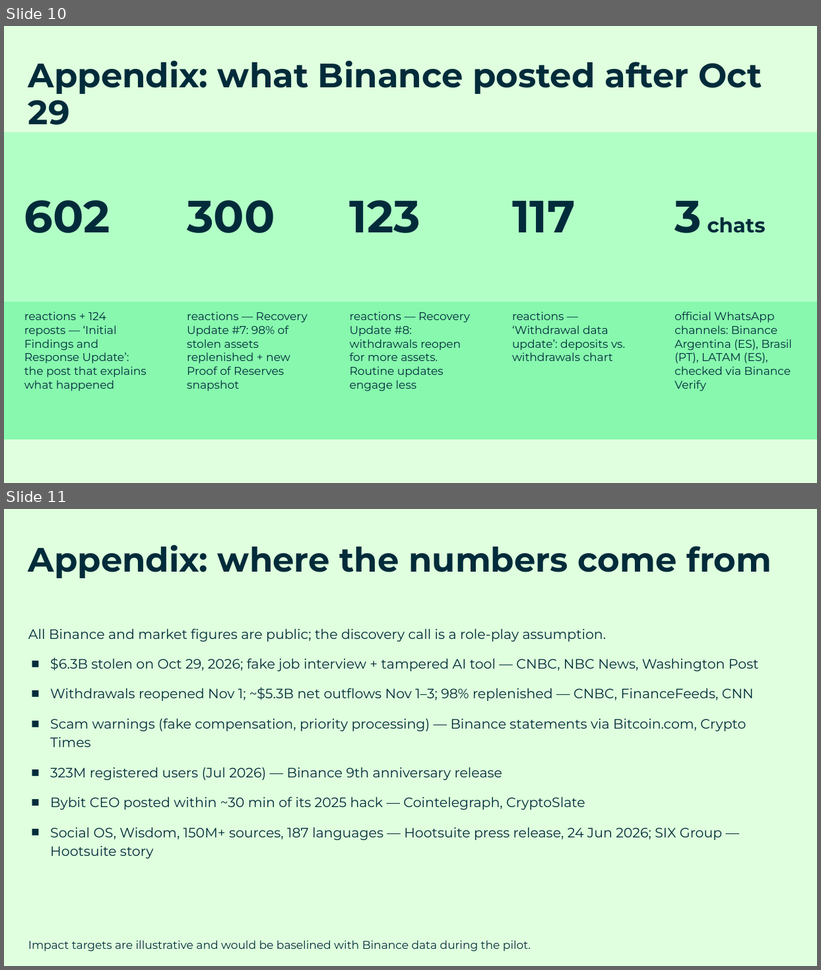
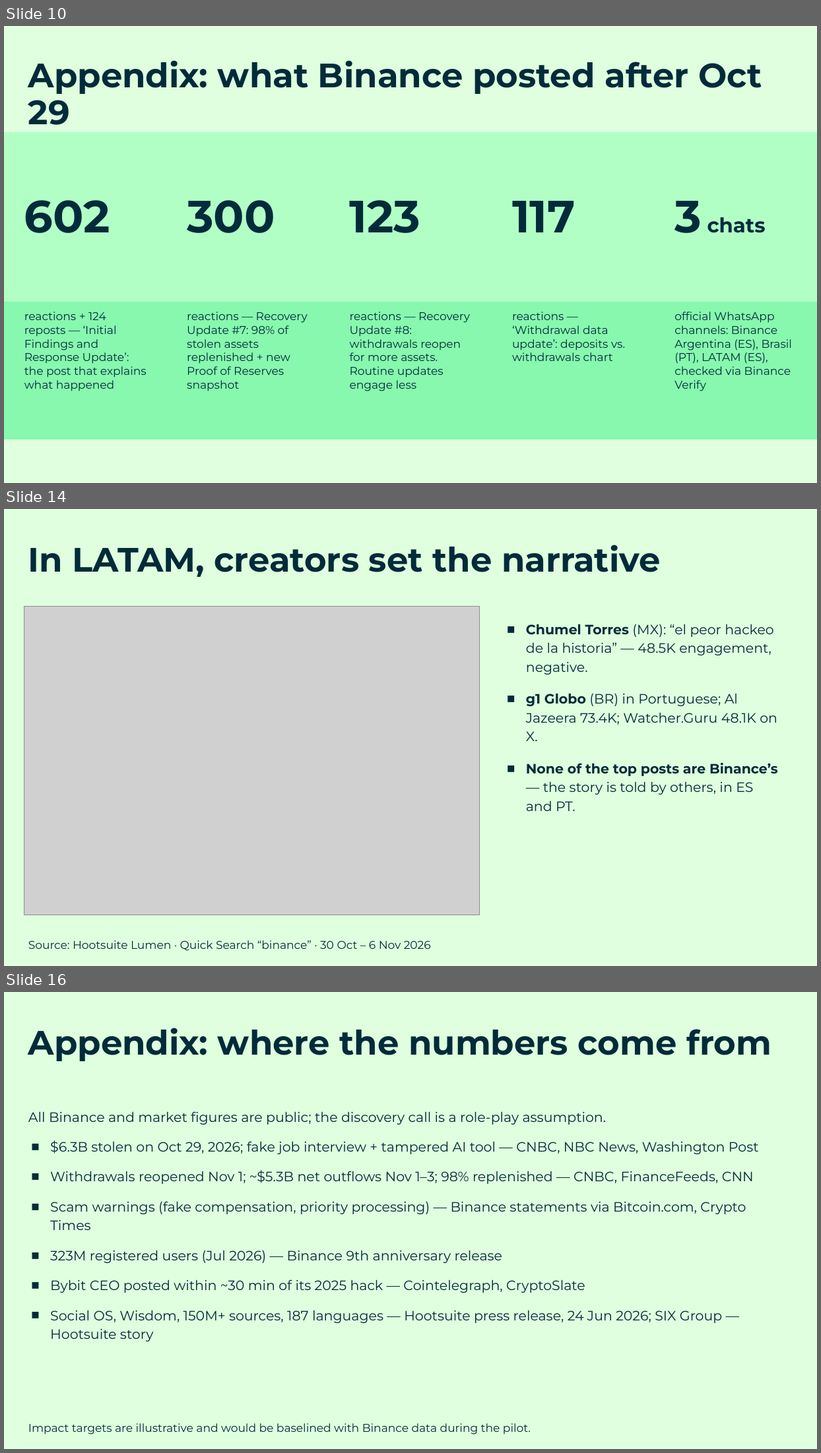
Before and after one commit to Hugocuau70/Entrevistas-de-trabajo, a slide deck: hootsuite-enterprise-ae-binance/deck/Hootsuite_x_Binance_LATAM_Value_Presentation_Diego_Cuauhtemoc.pptx. Shown one above the other, each under a label of ours: slides 10 and 11 before the commit, slides 10, 14 and 16 after it; the slides between them are not shown. The pictures are 821x970 and 821x1453 pixels, drawn with LibreOffice and Linux fonts; fonts in the diff are those of the drawing; grey boxes stand for pictures; background and template pictures are left out. Boxes give left, top, right and bottom in pixels: in the first picture for what was removed or moved away, otherwise in the second. Text is boxed around its words. In the diff, an @@ line names an element or a change of style, - is before the commit and + after.

```diff
--- a/hootsuite-enterprise-ae-binance/deck/Hootsuite_x_Binance_LATAM_Value_Presentation_Diego_Cuauhtemoc.pptx
+++ b/hootsuite-enterprise-ae-binance/deck/Hootsuite_x_Binance_LATAM_Value_Presentation_Diego_Cuauhtemoc.pptx
@@ slide 14 added at [4,509,817,966], background #DFFFDE @@
@@ text added at [28,545,661,577], 30 pt, text #012B3A, bold @@
+In LATAM, creators set the narrative
@@ picture added at [24,607,480,916] @@
@@ text added at [526,624,778,811], 12 pt, text #012B3A @@
+■ Chumel Torres (MX): “el peor hackeo de la historia” — 48.5K engagement, negative.
+■ g1 Globo (BR) in Portuguese; Al Jazeera 73.4K; Watcher.Guru 48.1K on X.
+■ None of the top posts are Binance’s — the story is told by others, in ES and PT.
@@ text added at [28,941,431,951], 10 pt, text #012B3A @@
+Source: Hootsuite Lumen · Quick Search “binance” · 30 Oct – 6 Nov 2026
@@ what was slide 11 is now slide 16 @@
```
Also in this commit, not shown: 4 other slides added, 10 other files.
